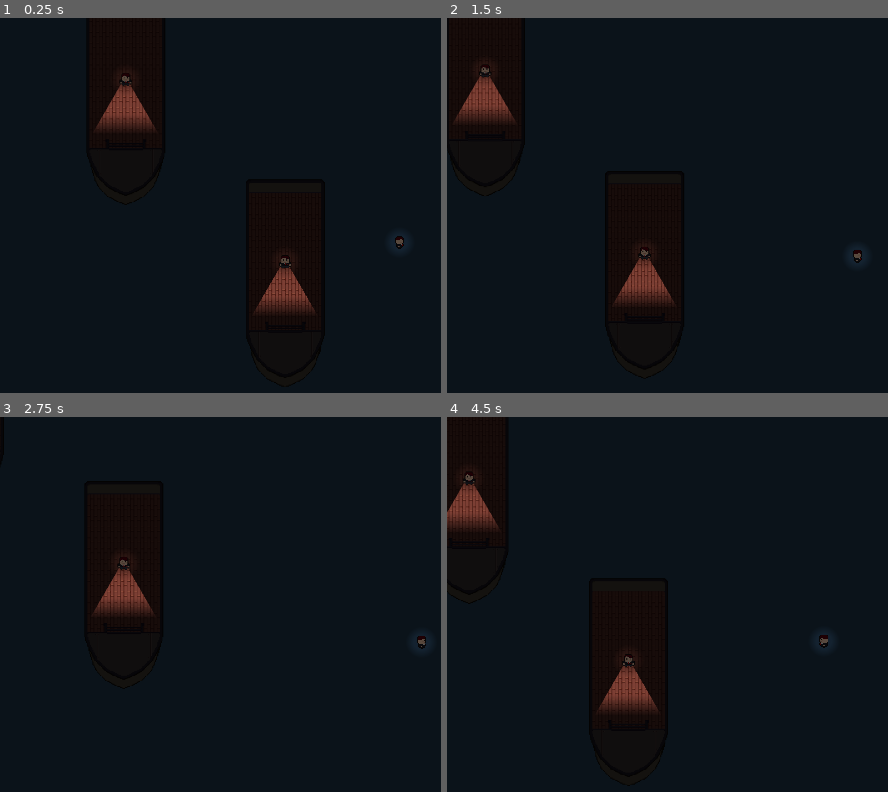
Above: before the commit, frames 1-4 (two rows, left to right).
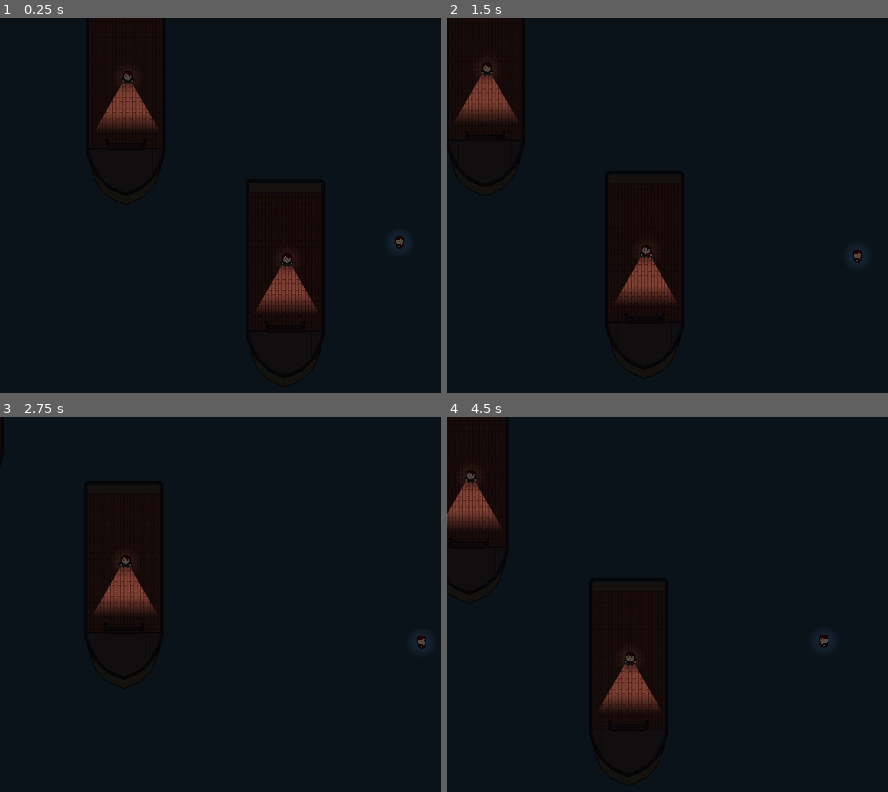
Above: after the commit, the same moments.

Repository: creikey/stealth-man
Game: Godot game, scene res://Main.tscn
The game is run twice, just before and just after one commit, with the same random seed, the same clock (stepped at 60 frames per second) and the same inputs.
Inputs:
- Up to frame 1 (0.25 s): no input
- Up to frame 2 (1.5 s): tap Enter at 0.5 s; hold D (g_right) 0.53-1.28 s; hold S (g_down) from 1.28 s (still down)
- Up to frame 3 (2.75 s): release S (g_down) at 2.03 s; hold D (g_right) from 2.03 s (still down)
- Up to frame 4 (4.5 s): release D (g_right) at 2.78 s; hold W (g_up) 2.78-3.53 s; hold A (g_left) from 3.53 s (still down)

The runs differ from the first frame. In frame 1, 0.3% of the frame differs, in the area x 21-72%, y 14-78%; in frame 2, 0.3%, in the area x 2-52%, y 12-76%; in frame 3, 0.2%; in frame 4, 0.3%.

Commit message:
Add guard and attack rules

Diff:
--- a/src/DeckArea.gd
+++ b/src/DeckArea.gd
@@ -1,11 +1,9 @@
 extends Area2D
 
-
-
 func _on_DeckArea_body_entered(body):
-	if body is Player:
-		body.entered_deck()
+	if body.has_node("DeckListener"):
+		body.get_node("DeckListener").on_deck = true
 
 func _on_DeckArea_body_exited(body):
-	if body is Player:
-		body.exited_deck()
+	if body.has_node("DeckListener"):
+		body.get_node("DeckListener").on_deck = false
--- /dev/null
+++ b/src/DeckListener.gd
@@ -0,0 +1,15 @@
+extends Node
+
+class_name DeckListener
+
+signal entered_deck
+signal exited_deck
+
+var on_deck: bool = false setget set_on_deck
+
+func set_on_deck(new_on_deck):
+	if new_on_deck and not on_deck:
+		emit_signal("entered_deck")
+	elif not new_on_deck and on_deck:
+		emit_signal("exited_deck")
+	on_deck = new_on_deck
--- /dev/null
+++ b/src/Guard.gd
@@ -0,0 +1,44 @@
+extends KinematicBody2D
+
+const chase_accel: float = 700.0
+const friction: float = 500.0
+
+onready var _checks_for_player_area: Area2D = $ChecksForPlayerArea
+onready var home_base: Vector2 = global_position
+
+var facing_vector := Vector2(0, 1)
+var aggro: bool = false
+var vel := Vector2()
+
+func _physics_process(delta):
+	if aggro:
+		var aggro_bodies: Array = get_aggro_bodies()
+		var chase_direction := (home_base - global_position).normalized()
+		if aggro_bodies.size() > 0 and $DeckListener.on_deck:
+			var to_go_towards = get_aggro_bodies()[0]
+			chase_direction = (to_go_towards.global_position - global_position).normalized()
+		vel += chase_direction * (chase_accel + friction) * delta
+		vel += friction * -vel.normalized() * delta
+		if chase_direction.length() < 0.1 and vel.length() < friction * delta:
+			vel = Vector2()
+		vel = move_and_slide(vel)
+		for c in get_slide_count():
+			var collision: KinematicCollision2D = get_slide_collision(c)
+			if collision.collider.is_in_group("aggros_guards"):
+				collision.collider.push(chase_direction.normalized() * 1000.0)
+	else:
+		for b in get_aggro_bodies():
+			if not (b.global_position - global_position).normalized().dot(facing_vector.normalized()) > 0.8:
+				continue
+			var space_state = get_world_2d().direct_space_state
+			var result: Dictionary = space_state.intersect_ray(global_position, b.global_position, [self])
+			if not result.empty():
+				aggro = true
+
+func get_aggro_bodies() -> Array:
+	var to_return: Array = []
+	for b in _checks_for_player_area.get_overlapping_bodies():
+		if not b.is_in_group("aggros_guards"):
+			continue
+		to_return.append(b)
+	return to_return
--- a/src/Main.tscn
+++ b/src/Main.tscn
@@ -1,10 +1,11 @@
-[gd_scene load_steps=10 format=2]
+[gd_scene load_steps=11 format=2]
 
 [ext_resource path="res://Player.png" type="Texture" id=1]
 [ext_resource path="res://Ship.tscn" type="PackedScene" id=2]
 [ext_resource path="res://Player.gd" type="Script" id=3]
 [ext_resource path="res://WaterTrail.gd" type="Script" id=4]
 [ext_resource path="res://CharacterAmbientLight.tscn" type="PackedScene" id=5]
+[ext_resource path="res://DeckListener.gd" type="Script" id=6]
 
 [sub_resource type="Shader" id=1]
 
@@ -42,7 +43,9 @@
 [node name="Ship4" parent="." instance=ExtResource( 2 )]
 position = Vector2( 736.721, 719.354 )
 
-[node name="Player" type="KinematicBody2D" parent="."]
+[node name="Player" type="KinematicBody2D" parent="." groups=[
+"aggros_guards",
+]]
 position = Vector2( 1837.77, 678.152 )
 script = ExtResource( 3 )
 __meta__ = {
@@ -73,5 +76,10 @@
 [node name="LightOccluder2D" type="LightOccluder2D" parent="Player"]
 occluder = SubResource( 4 )
 
+[node name="DeckListener" type="Node" parent="Player"]
+script = ExtResource( 6 )
+
 [node name="CanvasModulate" type="CanvasModulate" parent="."]
 color = Color( 0.188235, 0.188235, 0.188235, 1 )
+[connection signal="entered_deck" from="Player/DeckListener" to="Player" method="_on_DeckListener_entered_deck"]
+[connection signal="exited_deck" from="Player/DeckListener" to="Player" method="_on_DeckListener_exited_deck"]
--- a/src/Player.gd
+++ b/src/Player.gd
@@ -11,16 +11,6 @@
 var cur_friction = ocean_friction
 var cur_max_speed = ocean_max_speed
 var _vel := Vector2()
-
-func entered_deck():
-	$WaterTrail.leaving_trail = true
-	cur_friction = deck_friction
-	cur_max_speed = deck_ocean_max_speed
-
-func exited_deck():
-	$WaterTrail.leaving_trail = false
-	cur_friction = ocean_friction
-	cur_max_speed = ocean_max_speed
 
 func _physics_process(delta):
 	var horizontal: float = Input.get_action_strength("g_right") - Input.get_action_strength("g_left")
@@ -46,3 +36,18 @@
 		_vel = _vel.normalized() * cur_max_speed
 
 	_vel = move_and_slide(_vel)
+
+
+func _on_DeckListener_entered_deck():
+	$WaterTrail.leaving_trail = true
+	cur_friction = deck_friction
+	cur_max_speed = deck_ocean_max_speed
+
+func _on_DeckListener_exited_deck():
+	$WaterTrail.leaving_trail = false
+	cur_friction = ocean_friction
+	cur_max_speed = ocean_max_speed
+
+# fullfills aggros guards
+func push(push: Vector2):
+	_vel += push
--- a/src/Ship.tscn
+++ b/src/Ship.tscn
@@ -1,10 +1,12 @@
-[gd_scene load_steps=10 format=2]
+[gd_scene load_steps=15 format=2]
 
 [ext_resource path="res://DeckArea.gd" type="Script" id=1]
 [ext_resource path="res://Ship.png" type="Texture" id=2]
 [ext_resource path="res://Player.png" type="Texture" id=3]
 [ext_resource path="res://DirectionalLight.png" type="Texture" id=4]
 [ext_resource path="res://CharacterAmbientLight.tscn" type="PackedScene" id=5]
+[ext_resource path="res://Guard.gd" type="Script" id=6]
+[ext_resource path="res://DeckListener.gd" type="Script" id=7]
 
 [sub_resource type="RectangleShape2D" id=1]
 extents = Vector2( 87, 166 )
@@ -12,17 +14,21 @@
 [sub_resource type="RectangleShape2D" id=2]
 extents = Vector2( 95.2803, 15.3691 )
 
-[sub_resource type="OccluderPolygon2D" id=3]
+[sub_resource type="OccluderPolygon2D" id=8]
+polygon = PoolVector2Array( -88.7517, -198.168, -95.494, -191.612, -94.7449, -166.516, 95.3528, -166.89, 95.1655, -191.8, 88.7977, -197.98 )
+
+[sub_resource type="OccluderPolygon2D" id=9]
+polygon = PoolVector2Array( -94.9745, 165.197, 95.6851, 166.695, 93.063, 176.808, 84.8223, 207.898, 67.9664, 256.593, 42.1206, 283.188, 0.167984, 303.041, -42.1592, 283.188, -68.3796, 258.466, -84.1118, 215.764, -94.8565, 177.254 )
+
+[sub_resource type="OccluderPolygon2D" id=5]
 polygon = PoolVector2Array( -9.32934, -1.03117, -8.90889, 6.85224, 10.4317, 6.64201, 10.4317, -0.926052 )
 
-[sub_resource type="CapsuleShape2D" id=4]
-height = 7.35159
+[sub_resource type="CircleShape2D" id=6]
+
+[sub_resource type="CircleShape2D" id=7]
+radius = 168.202
 
 [node name="Ship" type="KinematicBody2D"]
-position = Vector2( 0.10511, 0 )
-__meta__ = {
-"_edit_group_": true
-}
 
 [node name="ShipSprite" type="Sprite" parent="."]
 scale = Vector2( 2, 2 )
@@ -44,7 +50,18 @@
 position = Vector2( 0, -182.044 )
 shape = SubResource( 2 )
 
+[node name="BackLightOccluder" type="LightOccluder2D" parent="."]
+occluder = SubResource( 8 )
+
+[node name="FrontLightOccluder" type="LightOccluder2D" parent="."]
+occluder = SubResource( 9 )
+
 [node name="Guard" type="KinematicBody2D" parent="."]
+position = Vector2( 4.26004, -3.96426 )
+script = ExtResource( 6 )
+__meta__ = {
+"_edit_group_": true
+}
 
 [node name="Sprite" type="Sprite" parent="Guard"]
 scale = Vector2( 2, 2 )
@@ -64,9 +81,17 @@
 
 [node name="LightOccluder2D" type="LightOccluder2D" parent="Guard"]
 visible = false
-occluder = SubResource( 3 )
+occluder = SubResource( 5 )
 
 [node name="CollisionShape2D" type="CollisionShape2D" parent="Guard"]
-shape = SubResource( 4 )
+shape = SubResource( 6 )
+
+[node name="ChecksForPlayerArea" type="Area2D" parent="Guard"]
+
+[node name="CollisionShape2D" type="CollisionShape2D" parent="Guard/ChecksForPlayerArea"]
+shape = SubResource( 7 )
+
+[node name="DeckListener" type="Node" parent="Guard"]
+script = ExtResource( 7 )
 [connection signal="body_entered" from="DeckArea" to="DeckArea" method="_on_DeckArea_body_entered"]
 [connection signal="body_exited" from="DeckArea" to="DeckArea" method="_on_DeckArea_body_exited"]
--- a/src/project.godot
+++ b/src/project.godot
@@ -9,12 +9,18 @@
 config_version=4
 
 _global_script_classes=[ {
+"base": "Node",
+"class": "DeckListener",
+"language": "GDScript",
+"path": "res://DeckListener.gd"
+}, {
 "base": "KinematicBody2D",
 "class": "Player",
 "language": "GDScript",
 "path": "res://Player.gd"
 } ]
 _global_script_class_icons={
+"DeckListener": "",
 "Player": ""
 }
 
